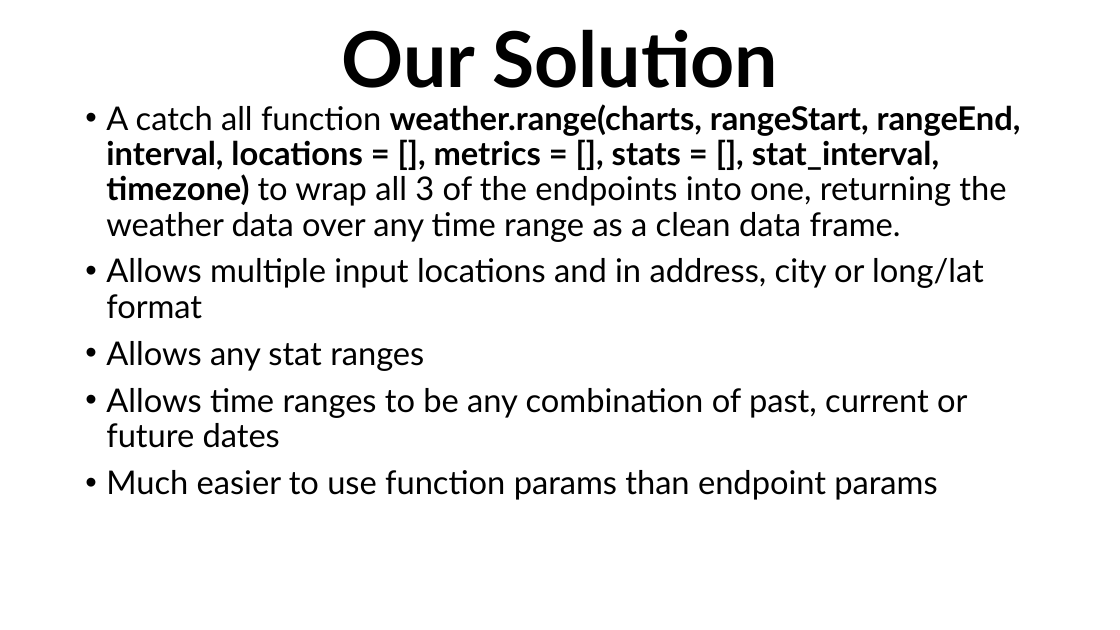
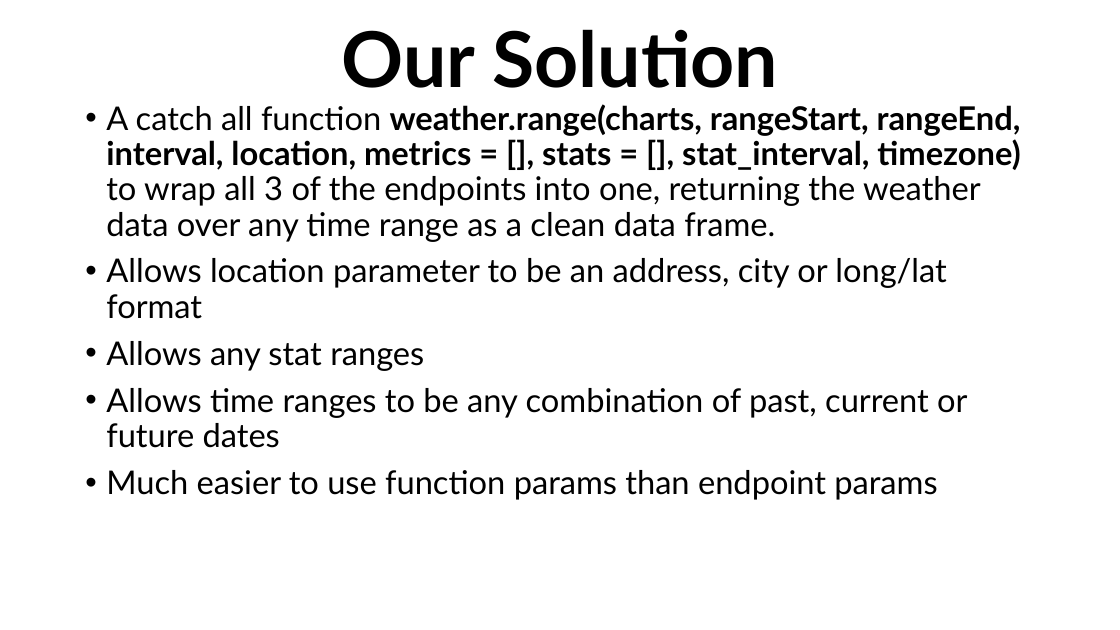
Before and after one commit to andre-gnandt/DATA-534-Project-Group-6, a slide deck: slide 5 of Proposal-Presentation.pptx (slide 3 before the commit). Drawn at 1120x630 pixels with LibreOffice and Linux fonts; fonts in the diff are those of the drawing. Boxes give left, top, right and bottom in pixels: in the first picture for what was removed or moved away, otherwise in the second. Text is boxed around its words. In the diff, an @@ line names an element or a change of style, - is before the commit and + after.

```diff
--- a/Proposal-Presentation.pptx
+++ b/Proposal-Presentation.pptx
@@ text at <box>106,104,1021,319</box>: text changed @@
-• A catch all function weather.range(charts, rangeStart, rangeEnd, interval, locations = [], metrics = [], stats = [], stat_interval, timezone) to wrap all 3 of the endpoints into one, returning the weather data over any time range as a clean data frame.
-• Allows multiple input locations and in address, city or long/lat format
+• A catch all function weather.range(charts, rangeStart, rangeEnd, interval, location, metrics = [], stats = [], stat_interval, timezone) to wrap all 3 of the endpoints into one, returning the weather data over any time range as a clean data frame.
+• Allows location parameter to be an address, city or long/lat format
```
Also in this commit, not shown: 2 other slides changed, 2 slides added, 2 other files.
